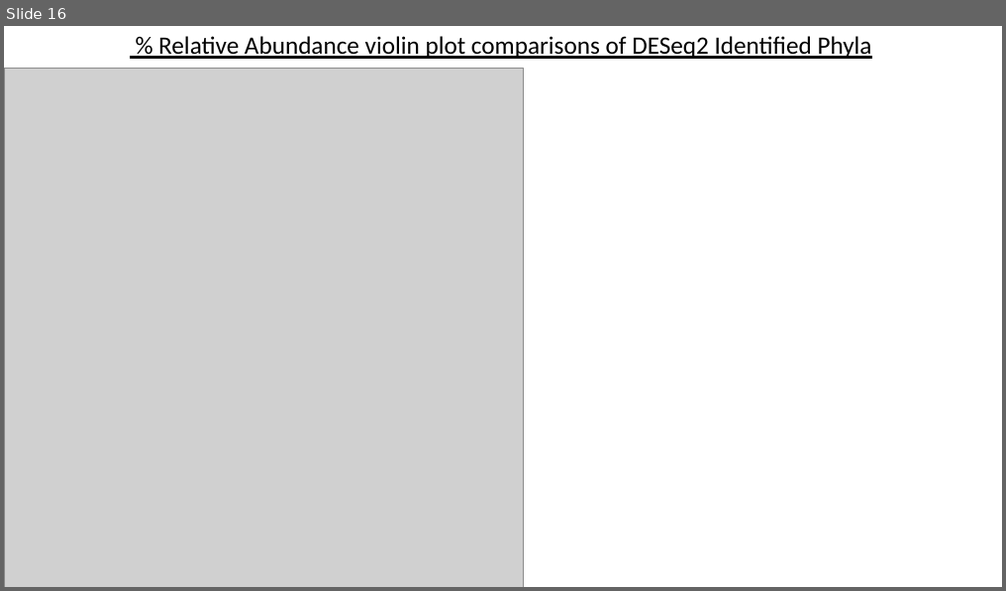
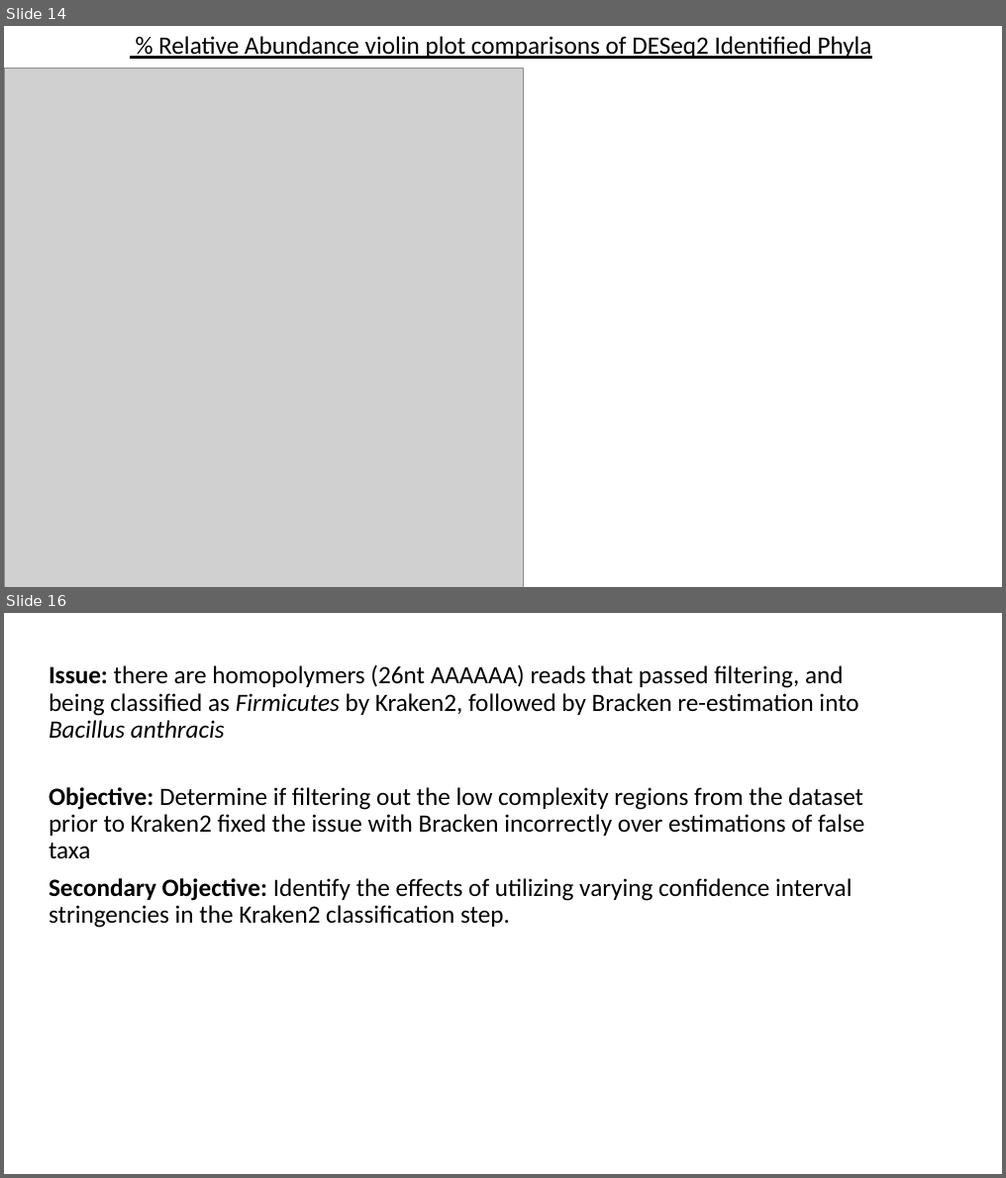
Before and after one commit to COV-IRT/microbial, a slide deck: Rdata/OSF_analysis/02Sept2020.pptx. Shown one above the other, each under a label of ours: slide 16 before the commit, slides 14 and 16 after it; the slides between them are not shown. The pictures are 1006x591 and 1006x1178 pixels, drawn with LibreOffice and Linux fonts; fonts in the diff are those of the drawing; grey boxes stand for pictures. Boxes give left, top, right and bottom in pixels: in the first picture for what was removed or moved away, otherwise in the second. Text is boxed around its words. In the diff, an @@ line names an element or a change of style, - is before the commit and + after.

Commit message:
15_sept_2020_update
added quicky PBMC kraken2_summary and  comparison of kraken2 confidence cutoff comparison

```diff
--- a/Rdata/OSF_analysis/02Sept2020.pptx
+++ b/Rdata/OSF_analysis/02Sept2020.pptx
@@ slide 16 added at (4,613,1002,1174), background #FFFFFF @@
@@ subtitle added at (49,664,864,928), 24 pt, text #000000 @@
+Issue: there are homopolymers (26nt AAAAAA) reads that passed filtering, and being classified as Firmicutes by Kraken2, followed by Bracken re-estimation into Bacillus anthracis
+Objective: Determine if filtering out the low complexity regions from the dataset prior to Kraken2 fixed the issue with Bracken incorrectly over estimations of false taxa
+Secondary Objective: Identify the effects of utilizing varying confidence interval stringencies in the Kraken2 classification step.
@@ what was slide 16 is now slide 14 @@
```
Also in this commit, not shown: 1 slide changed, 3 other slides added, 2 slides removed, 32 other files.
